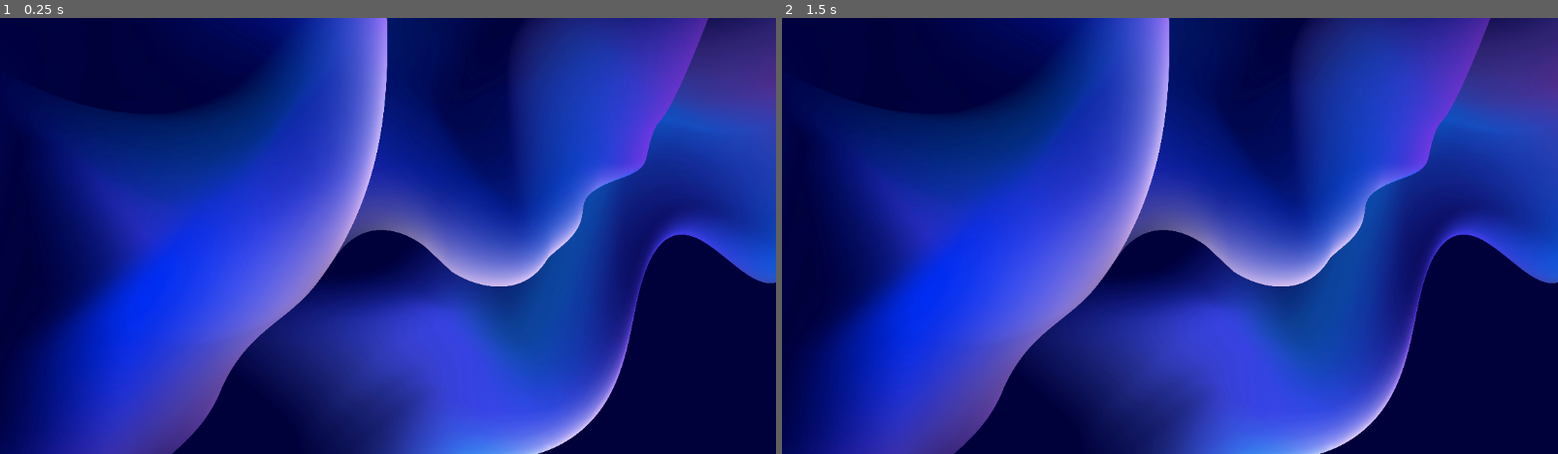
Above: before the commit, frames 1-2 (left to right).
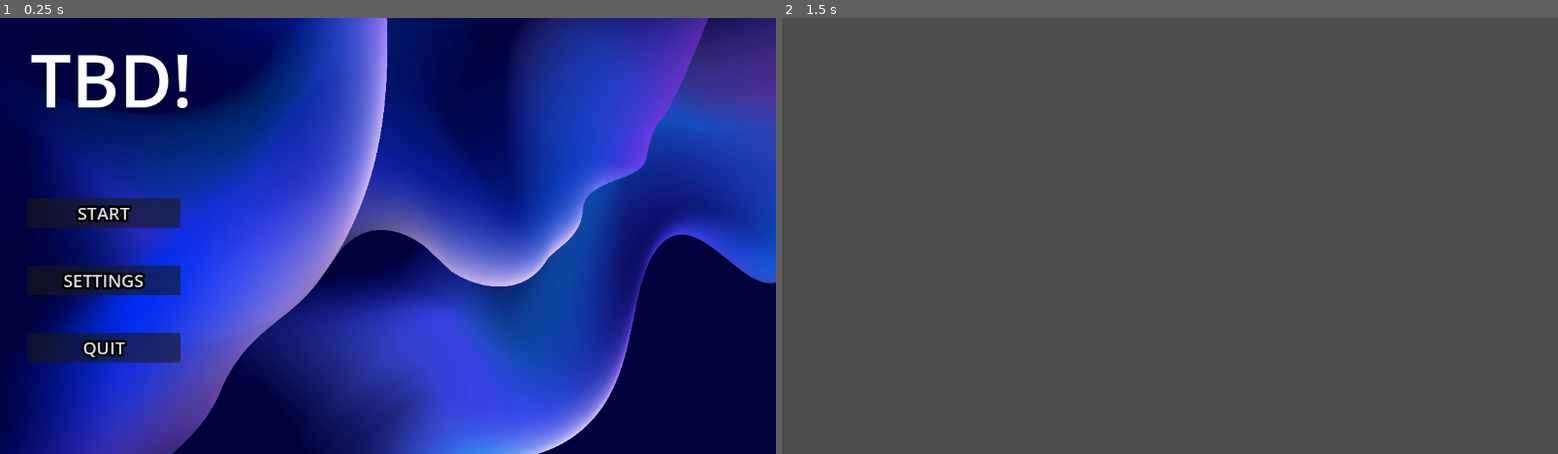
Above: after the commit, the same moments.

Repository: awesomesauce4646/tempo_surge
Game: Godot game, scene res://title_screen.tscn
Two runs of this game, one before a commit and one after it. Both use one fixed random seed, a clock stepped at 60 frames per second and the inputs below.
Inputs (mouse positions are in pixels of both pictures, inside the frame that each line leads up to):
- Up to frame 1 (0.25 s): no input
- Up to frame 2 (1.5 s): click (882, 279) at 0.5 s, where only the run after the commit has a clickable "SETTINGS"; tap Enter at 1.25 s; move the mouse to (1340, 214) at 1.27 s; hold Right from 1.28 s (still down); tap Alt at 1.35 s; click (1340, 214) at 1.42 s

The runs differ from the first frame. In frame 1, 4.9% of the frame differs, in the area x 3-25%, y 8-80%; in frame 2, 100%, in the area x 0-100%, y 0-100%.

Commit message:
main menu format setup

Diff:
--- /dev/null
+++ b/level_scene.tscn
@@ -0,0 +1,3 @@
+[gd_scene format=3 uid="uid://cecw3nojshvxc"]
+
+[node name="Level" type="Node2D" unique_id=1994702572]
--- /dev/null
+++ b/settings.tscn
@@ -0,0 +1,3 @@
+[gd_scene format=3 uid="uid://bhpxxajjvbu35"]
+
+[node name="Node2D" type="Node2D" unique_id=1816991760]
--- /dev/null
+++ b/title_screen.gd
@@ -0,0 +1,23 @@
+extends Node2D
+
+
+# Called when the node enters the scene tree for the first time.
+func _ready() -> void:
+	pass # Replace with function body.
+
+
+# Called every frame. 'delta' is the elapsed time since the previous frame.
+func _process(delta: float) -> void:
+	pass
+
+
+
+func _on_quit_pressed() -> void:
+	get_tree().quit()
+
+func _on_start_pressed() -> void:
+	get_tree().change_scene_to_file("res://level_scene.tscn")
+
+
+func _on_settings_pressed() -> void:
+	get_tree().change_scene_to_file("res://settings.tscn")
--- a/title_screen.tscn
+++ b/title_screen.tscn
@@ -1,13 +1,59 @@
 [gd_scene format=3 uid="uid://dfqbrobycpr2p"]
 
-[ext_resource type="Script" uid="uid://bn1vm4ybnwktp" path="res://node_2d.gd" id="1_ak2if"]
+[ext_resource type="Script" uid="uid://d3gik2nq5br2p" path="res://title_screen.gd" id="1_ak2if"]
 [ext_resource type="Texture2D" uid="uid://bj8kkhwmgskjq" path="res://addons/godot_super-wakatime/richard-horvath-_nWaeTF6qo0-unsplash.jpg" id="2_ig5kc"]
 
 [node name="TitleScreen" type="Node2D" unique_id=1499543415]
 script = ExtResource("1_ak2if")
 
-[node name="TextureRect" type="TextureRect" parent="." unique_id=833508508]
+[node name="Background" type="TextureRect" parent="." unique_id=833508508]
 offset_right = 1153.0
 offset_bottom = 649.0
 texture = ExtResource("2_ig5kc")
 expand_mode = 1
+
+[node name="Settings" type="Button" parent="Background" unique_id=576018945]
+layout_mode = 0
+offset_left = 40.0
+offset_top = 368.0
+offset_right = 268.0
+offset_bottom = 412.0
+theme_override_constants/outline_size = 14
+theme_override_font_sizes/font_size = 26
+text = "SETTINGS
+"
+
+[node name="Start" type="Button" parent="Background" unique_id=652049103]
+layout_mode = 0
+offset_left = 40.0
+offset_top = 268.0
+offset_right = 268.0
+offset_bottom = 312.0
+theme_override_constants/outline_size = 14
+theme_override_font_sizes/font_size = 26
+text = "START
+"
+
+[node name="Quit" type="Button" parent="Background" unique_id=1314716666]
+layout_mode = 0
+offset_left = 40.0
+offset_top = 468.0
+offset_right = 268.0
+offset_bottom = 512.0
+theme_override_constants/outline_size = 14
+theme_override_font_sizes/font_size = 26
+text = "QUIT
+"
+
+[node name="Title" type="RichTextLabel" parent="." unique_id=513110769]
+clip_contents = false
+offset_left = 45.0
+offset_top = 17.0
+offset_right = 536.0
+offset_bottom = 174.0
+theme_override_font_sizes/normal_font_size = 108
+text = "TBD!"
+
+[connection signal="pressed" from="Background/Settings" to="." method="_on_settings_pressed"]
+[connection signal="pressed" from="Background/Start" to="." method="_on_start_pressed"]
+[connection signal="pressed" from="Background/Quit" to="." method="_on_quit_pressed"]
Not shown, added: title_screen.gd.uid
Not shown, removed: README.md
Not shown, changed: addons/godot_super-wakatime/README.md
